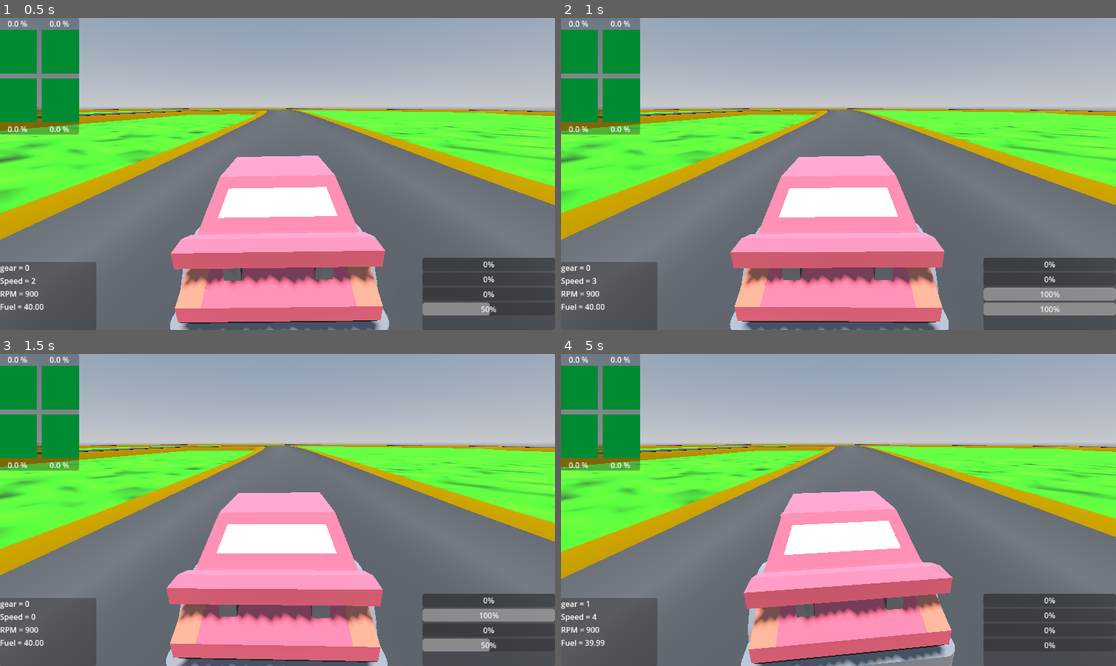
Above: before the commit, frames 1-4 (two rows, left to right).
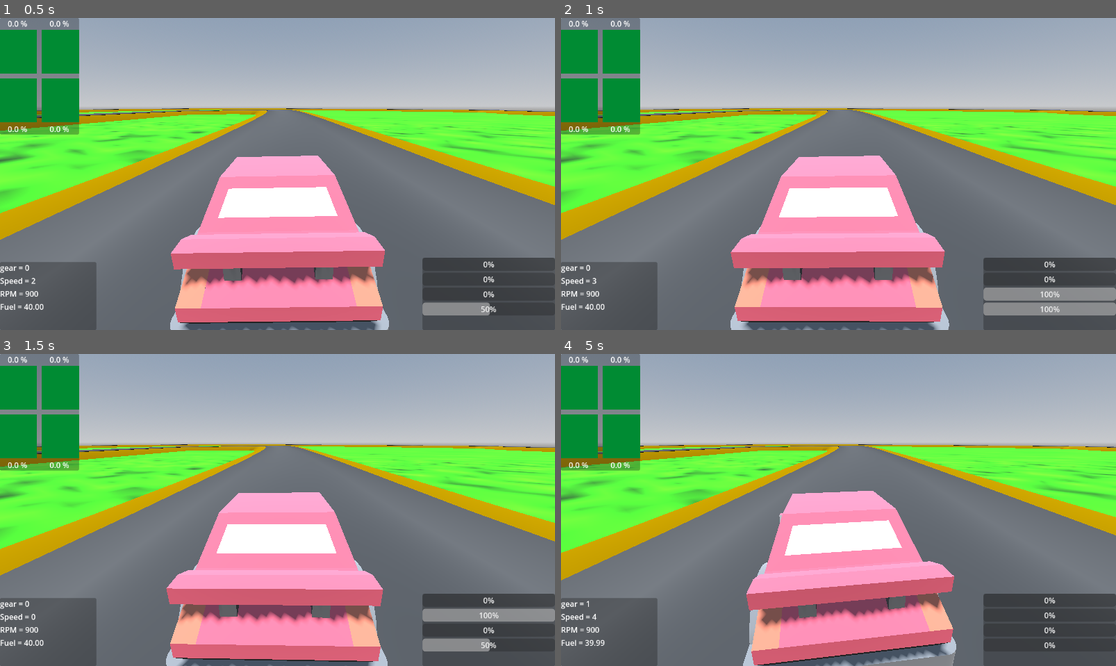
Above: after the commit, the same moments.

Repository: Dechode/Godot-Advanced-Vehicle
Game: Godot game, scene res://levels/world.tscn
Two runs of this game, one before a commit and one after it. Both use one fixed random seed, a clock stepped at 60 frames per second and the inputs below.
Inputs:
- Up to frame 1 (0.5 s): no input
- Up to frame 2 (1 s): hold Right (SteerRight) from 0.53 s (still down); hold C (Clutch) from 0.53 s (still down)
- Up to frame 3 (1.5 s): release Right (SteerRight) at 1.28 s; release C (Clutch) at 1.28 s; hold Down (Brake) from 1.28 s (still down); tap C (Clutch) at 1.35 s
- Up to frame 4 (5 s): release Down (Brake) at 2.03 s; hold Right (SteerRight) 2.03-2.78 s; hold Up (Throttle) 2.03-2.78 s; tap C (Clutch) at 2.3, 2.85, 4.55 s; hold A (ShiftUp) 2.78-3.53 s; hold C (Clutch) 3.53-4.28 s; hold Left (SteerLeft) from 3.53 s (still down); tap Up (Throttle) at 4.35 s

Frame 1 is identical in both runs. In frame 2, 0.2% of the frame differs, in the area x 1-99%, y 29-100%; in frame 3, 0.4%; in frame 4, 3.2%, in the area x 0-100%, y 28-100%.

Commit message:
Use clutch input in druve inertia calculations

Diff:
--- a/scenes/vehicle/base_car.gd
+++ b/scenes/vehicle/base_car.gd
@@ -10,8 +10,8 @@
 
 #####
 
-var drivetrain: DriveTrain
-var clutch = Clutch
+var drivetrain := DriveTrain.new()
+var clutch := Clutch.new()
 
 ######### Controller inputs #########
 var throttle_input: float = 0.0
@@ -49,8 +49,6 @@
 var z_vel: float = 0.0
 var x_vel: float = 0.0
 
-var last_shift_time := 0
-
 @onready var wheel_fl = $Wheel_fl as RaycastSuspension
 @onready var wheel_fr = $Wheel_fr as RaycastSuspension
 @onready var wheel_bl = $Wheel_bl as RaycastSuspension
@@ -58,11 +56,6 @@
 @onready var audioplayer = $EngineSound
 
 
-func _init() -> void:
-	clutch = Clutch.new()
-	drivetrain = DriveTrain.new()
-
-
 func _ready() -> void:
 	clutch.friction = car_params.clutch_friction
 
@@ -72,10 +65,10 @@
 	car_params.wheel_params_fl.ackermann = car_params.ackermann
 	car_params.wheel_params_fr.ackermann = -car_params.ackermann
 
-	wheel_fl.set_params(car_params.wheel_params_fl)
-	wheel_fr.set_params(car_params.wheel_params_fr)
-	wheel_bl.set_params(car_params.wheel_params_bl)
-	wheel_br.set_params(car_params.wheel_params_br)
+	wheel_fl.set_params(car_params.wheel_params_fl.duplicate(true))
+	wheel_fr.set_params(car_params.wheel_params_fr.duplicate(true))
+	wheel_bl.set_params(car_params.wheel_params_bl.duplicate(true))
+	wheel_br.set_params(car_params.wheel_params_br.duplicate(true))
 
 	fuel = car_params.fuel_tank_size * car_params.fuel_percentage * 0.01
 	self.mass += fuel * PETROL_KG_L
@@ -163,12 +156,13 @@
 	play_engine_sound()
 	burn_fuel(delta)
 
-	##### AntiRollBar #####
-	var prev_comp = susp_comp
+	##### Anti-roll bar and applying forces #####
+	var prev_comp := susp_comp
 	susp_comp[2] = wheel_bl.apply_forces(prev_comp[3], delta)
 	susp_comp[3] = wheel_br.apply_forces(prev_comp[2], delta)
 	susp_comp[0] = wheel_fr.apply_forces(prev_comp[1], delta)
 	susp_comp[1] = wheel_fl.apply_forces(prev_comp[0], delta)
+
 	drag_force()
 
 
@@ -194,7 +188,6 @@
 func freewheel(delta):
 	clutch_reaction_torque = 0.0
 	avg_front_spin = 0.0
-#	var brakes_torques = get_brake_torques(brake_input, delta)
 	wheel_fl.apply_torque(0.0, front_brake_torque, 0.0, delta)
 	wheel_fr.apply_torque(0.0, front_brake_torque, 0.0, delta)
 	wheel_bl.apply_torque(0.0, rear_brake_torque, 0.0, delta)
@@ -214,8 +207,10 @@
 
 	if car_params.drivetrain_params.drivetype == car_params.drivetrain_params.DRIVE_TYPE.RWD:
 		gearbox_shaft_speed = avg_rear_spin * drivetrain.get_gearing()
+
 	elif car_params.drivetrain_params.drivetype == car_params.drivetrain_params.DRIVE_TYPE.FWD:
 		gearbox_shaft_speed = avg_front_spin * car_params.drivetrain_params.get_gearing()
+
 	elif car_params.drivetrain_params.drivetype == car_params.drivetrain_params.DRIVE_TYPE.AWD:
 		gearbox_shaft_speed = (avg_front_spin + avg_rear_spin) * 0.5 * drivetrain.get_gearing()
 
@@ -227,7 +222,8 @@
 	clutch_reaction_torque = reaction_torques.y
 
 	net_drive = drive_reaction_torque * (1 - clutch_input)
-	drivetrain.drivetrain(net_drive, rear_brake_torque, front_brake_torque, [wheel_bl, wheel_br, wheel_fl, wheel_fr], delta)
+	drivetrain.drivetrain(net_drive, rear_brake_torque, front_brake_torque,
+						[wheel_bl, wheel_br, wheel_fl, wheel_fr], clutch_input, delta)
 	speedo = avg_front_spin * wheel_fl.tire_radius * 3.6
 
 
--- a/scenes/vehicle/drivetrain.gd
+++ b/scenes/vehicle/drivetrain.gd
@@ -31,6 +31,8 @@
 
 var avg_rear_spin := 0.0
 var avg_front_spin := 0.0
+
+var drive_inertia := 10.0
 
 
 func automatic_shifting(cur_torque, lower_gear_torque, higher_gear_torque, rpm, max_rpm, brake_input, speed):
@@ -111,7 +113,6 @@
 
 	var t1 := torque * 0.5
 	var t2 := torque * 0.5
-	var drive_inertia := _engine_inertia + pow(abs(get_gearing()), 2) * drivetrain_params.gear_inertia
 
 	var ratio = diff.power_ratio
 	if torque * sign(get_gearing()) < 0:
@@ -119,12 +120,14 @@
 
 	if diff.diff_type == DIFF_TYPE.OPEN_DIFF:
 		diff_state = DIFF_STATE.OPEN
+
 	elif diff.diff_type == DIFF_TYPE.LOCKED:
 		diff_state = DIFF_STATE.LOCKED
+
 	else:
 		if abs(delta_torque) > diff.diff_preload and bias >= ratio:
 			diff_state = DIFF_STATE.SLIPPING
-#	print_debug(diff_state)
+
 	match diff_state:
 		DIFF_STATE.OPEN:
 			var diff_sum := 0.0
@@ -162,16 +165,15 @@
 			wheels[0].set_spin(spin)
 			wheels[1].set_spin(spin)
 
-#			_diff_split = 0.5
-
-
-func drivetrain(torque: float, rear_brake_torque: float, front_brake_torque: float, wheels: Array, delta: float):
+
+func drivetrain(torque: float, rear_brake_torque: float, front_brake_torque: float, wheels: Array, clutch_input: float, delta: float):
 	var rear_wheels = [wheels[0], wheels[1]]
 	var front_wheels = [wheels[2], wheels[3]]
 
 	avg_rear_spin = (wheels[0].get_spin() + wheels[1].get_spin()) * 0.5
 	avg_front_spin = (wheels[2].get_spin() + wheels[3].get_spin()) * 0.5
 
+	drive_inertia = (_engine_inertia + pow(abs(get_gearing()), 2) * drivetrain_params.gear_inertia) * (1 - clutch_input)
 	var drive_torque = torque * get_gearing()
 
 	if drivetrain_params.drivetype == DRIVE_TYPE.RWD:
@@ -200,16 +202,13 @@
 
 				net_torque += drive_torque
 				var brake_torque := rear_brake_torque + front_brake_torque
-
 				var spin := 0.0
+
 				if abs(avg_spin) < 5.0 and brake_torque > abs(net_torque):
 					spin = 0.0
 				else:
 					net_torque -= (brake_torque + abs(rolling_resistance)) * sign(avg_spin)
-
-					var drive_inertia = _engine_inertia + pow(abs(get_gearing()), 2) * drivetrain_params.gear_inertia# * 2
-					drive_inertia += combined_wheel_inertias
-					spin = avg_spin + delta * net_torque / drive_inertia
+					spin = avg_spin + delta * net_torque / (drive_inertia + combined_wheel_inertias)
 
 				wheels[0].set_spin(spin)
 				wheels[1].set_spin(spin)
